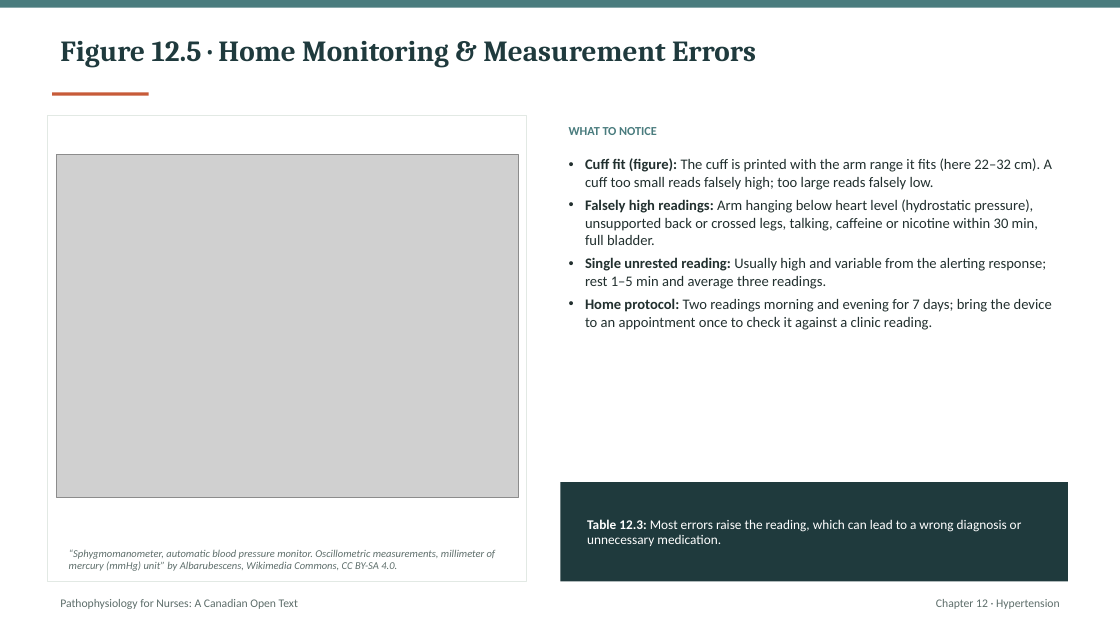
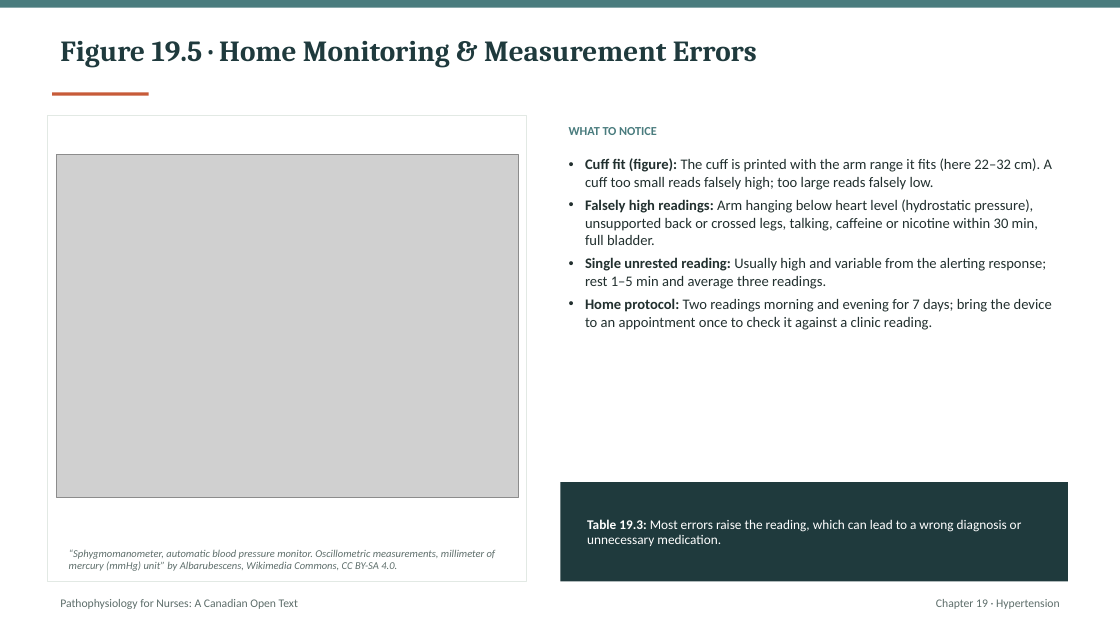
Before and after one commit to andrewleenl/opensourcenursing, a slide deck: slide 12 of Ch19_Hypertension_Lecture_Presentation.pptx. Drawn at 1120x630 pixels with LibreOffice and Linux fonts; fonts in the diff are those of the drawing; grey boxes stand for pictures. Boxes give left, top, right and bottom in pixels: in the first picture for what was removed or moved away, otherwise in the second. Text is boxed around its words. In the diff, an @@ line names an element or a change of style, - is before the commit and + after.

```diff
--- a/Ch19_Hypertension_Lecture_Presentation.pptx
+++ b/Ch19_Hypertension_Lecture_Presentation.pptx
@@ text at box(60, 41, 757, 68): text changed @@
-Figure 12.5 · Home Monitoring & Measurement Errors
+Figure 19.5 · Home Monitoring & Measurement Errors
@@ text at box(587, 519, 1022, 546): text changed @@
-Table 12.3: Most errors raise the reading, which can lead to a wrong diagnosis or unnecessary medication.
+Table 19.3: Most errors raise the reading, which can lead to a wrong diagnosis or unnecessary medication.
@@ text at box(936, 599, 1060, 609): text changed @@
-Chapter 12 · Hypertension
+Chapter 19 · Hypertension
```
Also in this commit, not shown: 40 other slides changed, 3 other files.
